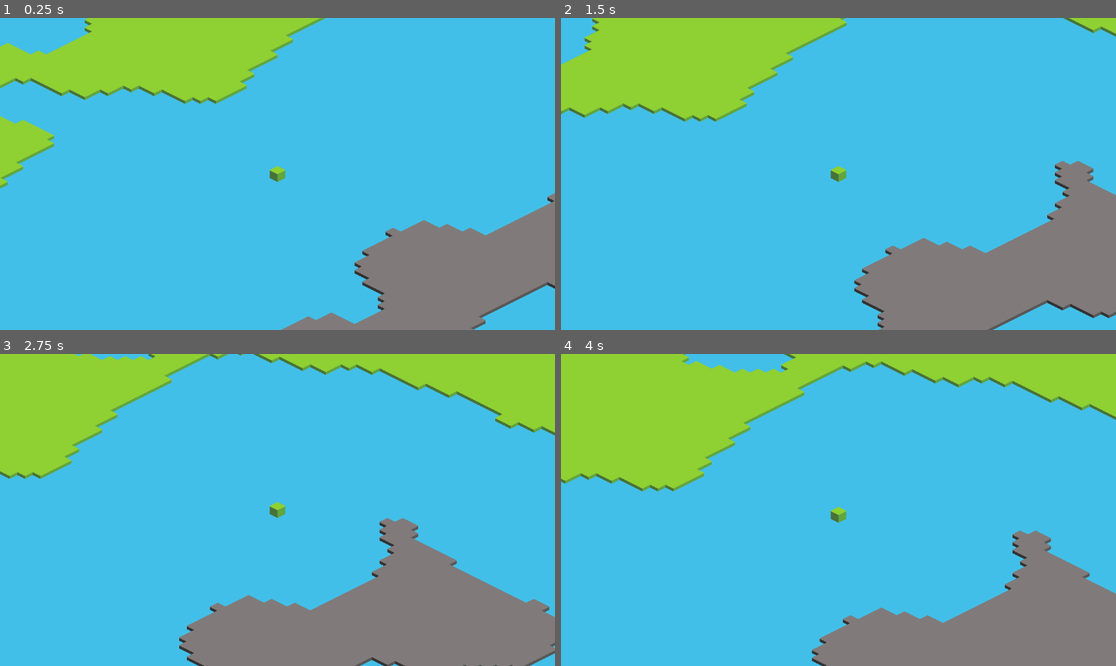
Above: before the commit, frames 1-4 (two rows, left to right).
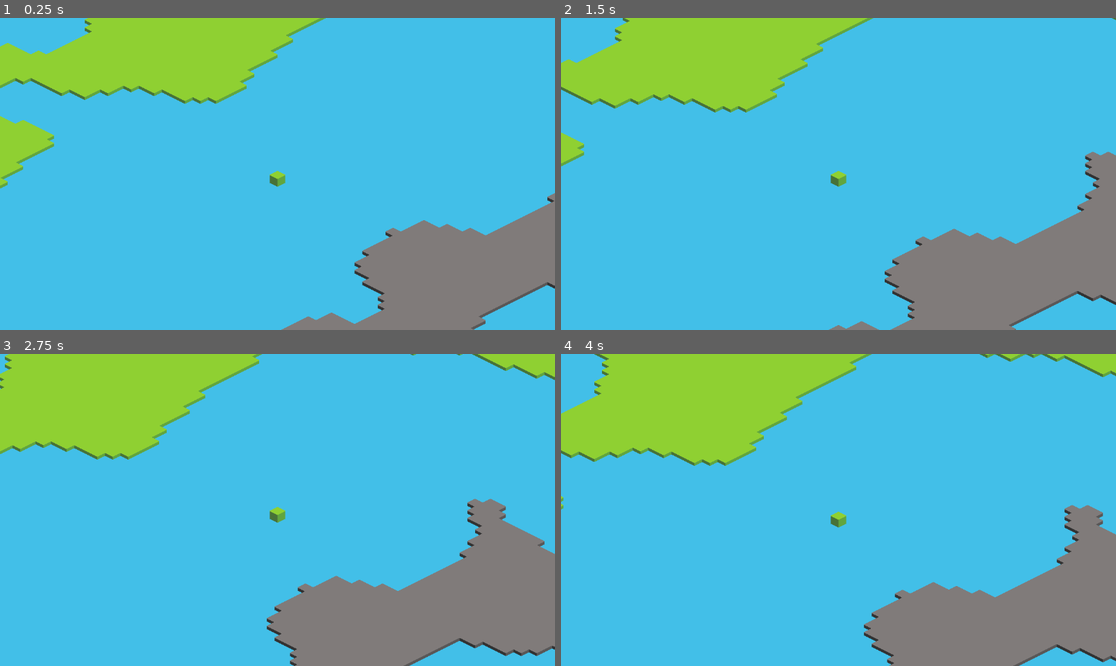
Above: after the commit, the same moments.

Repository: Ipnu22Aris33/hello-craft
Game: Godot game, scene res://scenes/World.tscn
Two runs of this game, one before a commit and one after it. Both use one fixed random seed, a clock stepped at 60 frames per second and the inputs below.
Inputs (mouse positions are in pixels of both pictures, inside the frame that each line leads up to):
- Up to frame 1 (0.25 s): no input
- Up to frame 2 (1.5 s): tap Enter (ui_accept) at 0.5, 0.77 s; move the mouse to (960, 158) at 0.52 s; hold Right (ui_right) 0.53-1.28 s; hold H 0.53-1.28 s; click (960, 158) at 0.67 s; move the mouse to (727, 189) at 1.27 s; hold Down (ui_down) from 1.28 s (still down); tap H at 1.35 s
- Up to frame 3 (2.75 s): tap Enter (ui_accept) at 1.52 s; move the mouse to (333, 441) at 2.02 s; release Down (ui_down) at 2.03 s; hold Right (ui_right) from 2.03 s (still down); hold Shift from 2.03 s (still down); tap H at 2.3 s
- Up to frame 4 (4 s): move the mouse to (810, 572) at 2.77 s; release Right (ui_right) at 2.78 s; release Shift at 2.78 s; hold Up (ui_up) 2.78-3.53 s; tap H at 2.85 s; click (810, 572) at 2.92 s; tap Enter (ui_accept) at 3.02, 3.77 s; move the mouse to (1005, 556) at 3.52 s; hold Left (ui_left) from 3.53 s (still down); hold H from 3.53 s (still down)

The runs differ from the first frame. In frame 1, 0.1% of the frame differs, in the area x 48-52%, y 47-55%; in frame 2, 8.9%; in frame 3, 22%, in the area x 0-100%, y 0-100%; in frame 4, 17%.

Commit message:
feat: implement liquid effects system with player speed and visual modifiers
- Add ice liquid with speed_mult, visual_offset, and damage effects to atlas registry.
- Add get_liquid_effect() function to retrieve effect data.
- Add apply_block_effect() to player to handle block effects and apply speed multiplier.
- Remove redundant inline comments from atlas_registry.gd and player.gd.

Diff:
--- a/scripts/atlas_registry.gd
+++ b/scripts/atlas_registry.gd
@@ -1,8 +1,7 @@
-# atlas_registry.gd (autoload)
 extends Node
 
 const GROUNDS := {
-	0: { # atlas_id
+	0: {
 		"grass": {"atlas_coord": Vector2i(0, 0), "replaceable": true},
 		"dirt": {"atlas_coord": Vector2i(4, 1), "replaceable": true},
 		"sand": {"atlas_coord": Vector2i(2, 0), "replaceable": true},
@@ -13,14 +12,37 @@
 }
 
 const LIQUIDS := {
-	0: { # atlas_id
-		"water": {"atlas_coord": Vector2i(4, 1), "replaceable": false},
-		"lava": {"atlas_coord": Vector2i(1, 0), "replaceable": false},
+	0: {
+		"water": {
+			"atlas_coord": Vector2i(4, 1),
+			"replaceable": false,
+			"effect": {
+				"speed_mult": 0.5,
+				"visual_offset": 10.0
+			}
+		},
+		"lava": {
+			"atlas_coord": Vector2i(1, 0),
+			"replaceable": false,
+			"effect": {
+				"speed_mult": 0.3,
+				"visual_offset": 5.0,
+				"damage": 10.0
+			}
+		},
+		"ice": {
+			"atlas_coord": Vector2i(2, 1),
+			"replaceable": false,
+			"effect": {
+				"speed_mult": 1.2,
+				"visual_offset": 0.0
+			}
+		}
 	}
 }
 
 const DECORATIONS := {
-	2: { # atlas_id
+	2: {
 		"tree": {"atlas_coord": Vector2i(0, 0), "destructible": true},
 		"rock": {"atlas_coord": Vector2i(1, 0), "destructible": true},
 		"bush": {"atlas_coord": Vector2i(2, 0), "destructible": true},
@@ -35,6 +57,10 @@
 func get_liquid(block_name: String) -> Dictionary:
 	return _find(LIQUIDS, block_name)
 
+func get_liquid_effect(liquid_name: String) -> Dictionary:
+	var liquid := get_liquid(liquid_name)
+	return liquid.get("effect", {})
+
 func get_decoration(block_name: String) -> Dictionary:
 	return _find(DECORATIONS, block_name)
 
--- a/scripts/player.gd
+++ b/scripts/player.gd
@@ -10,22 +10,43 @@
 
 @onready var sprite := $AnimatedSprite2D
 
+# State
 var height := 0.0
 var vertical_velocity := 0.0
 var dash_timer := 0.0
 var dash_direction := Vector2.ZERO
 var facing_direction := Vector2.DOWN
 
+# Effect state
+var has_effect := false
+var visual_offset := 0.0
+var speed_mult := 1.0
+
+# Debug
 var debug_offset_down := false
 
+# World reference
+var world: Node2D
 
+# -------------------------------------------------
+# APPLY EFFECT DARI BLOCK
+# -------------------------------------------------
+func apply_block_effect(block: Dictionary) -> void:
+	var effect = block.get("effect", {})
+	has_effect = not effect.is_empty()
 
+	if has_effect:
+		speed_mult = effect.get("speed_mult", 1.0)
+		visual_offset = effect.get("visual_offset", 0.0)
+	else:
+		speed_mult = 1.0
+		visual_offset = 0.0
+
+# -------------------------------------------------
+# PHYSICS
+# -------------------------------------------------
 func _physics_process(delta: float) -> void:
-
-	if Input.is_key_pressed(KEY_H):
-		debug_offset_down = true
-	else:
-		debug_offset_down = false
+	debug_offset_down = Input.is_key_pressed(KEY_H)
 
 	var input := Vector2(
 		Input.get_axis("ui_left", "ui_right"),
@@ -34,29 +55,20 @@
 
 	var move := Vector2.ZERO
 
-	# --- Isometric movement mapping ---
-	# Up arrow -> move top-left (isometric)
 	if input == Vector2.UP:
 		move = Vector2.LEFT + Vector2.UP * 0.5
-	# Down arrow -> move bottom-right
 	elif input == Vector2.DOWN:
 		move = Vector2.RIGHT + Vector2.DOWN * 0.5
-	# Left arrow -> move bottom-left
 	elif input == Vector2.LEFT:
 		move = Vector2.LEFT + Vector2.DOWN * 0.5
-	# Right arrow -> move top-right
 	elif input == Vector2.RIGHT:
 		move = Vector2.RIGHT + Vector2.UP * 0.5
-	# Diagonal top-right -> move straight up
 	elif input == Vector2(1, -1):
 		move = Vector2.UP
-	# Diagonal top-left -> move straight left
 	elif input == Vector2(-1, -1):
 		move = Vector2.LEFT
-	# Diagonal bottom-right -> move straight right
 	elif input == Vector2(1, 1):
 		move = Vector2.RIGHT
-	# Diagonal bottom-left -> move straight down
 	elif input == Vector2(-1, 1):
 		move = Vector2.DOWN
 
@@ -65,7 +77,6 @@
 	if move != Vector2.ZERO:
 		facing_direction = move
 
-	# --- Dash mechanic ---
 	if Input.is_action_just_pressed("ui_focus_next"):
 		dash_timer = DASH_TIME
 		dash_direction = facing_direction
@@ -75,13 +86,17 @@
 		velocity = dash_direction * DASH_SPEED
 	else:
 		var speed := WALK_SPEED
+
 		if Input.is_key_pressed(KEY_SHIFT):
 			speed = RUN_SPEED
+
+		if has_effect:
+			speed *= speed_mult
+
 		velocity = move * speed
 
 	move_and_slide()
 
-	# --- Jump & gravity ---
 	var want_jump := Input.is_action_just_pressed("ui_accept")
 
 	if want_jump and height == 0:
@@ -94,22 +109,24 @@
 		height = 0
 		vertical_velocity = 0
 
-	# --- Visual height offset for isometric ---
 	var iso_offset := Vector2(
 		facing_direction.x - facing_direction.y,
 		(facing_direction.x + facing_direction.y) * 0.5
 	).normalized()
 
 	var extra_offset := 0.0
+
 	if debug_offset_down:
 		extra_offset = 10.0
 
+	if has_effect:
+		extra_offset += visual_offset
+
 	sprite.position = Vector2(
 		iso_offset.x * height * 0.15,
-		-height + extra_offset
+		- height + extra_offset
 	)
 
-	# --- Animation ---
 	if velocity.length() > 0:
 		sprite.speed_scale = 1.8 if Input.is_key_pressed(KEY_SHIFT) else 1.0
 		sprite.play("default")
--- a/scripts/world.gd
+++ b/scripts/world.gd
@@ -25,7 +25,6 @@
 var current_chunk := Vector2i(999999, 999999)
 var last_tile := Vector2i(999999, 999999)
 
-# --- Initialization ---
 func _ready():
 	var active_seed := world_seed if world_seed != 0 else randi()
 	seed(active_seed)
@@ -37,10 +36,68 @@
 	biome_noise.frequency = biome_frequency
 
 	player = player_scene.instantiate()
+	player.world = self
 	add_child(player)
 
-# --- Chunk management ---
 func _process(_delta: float) -> void:
+	_update_player_effect()
+	_update_chunks()
+
+func _update_player_effect():
+	if player == null:
+		return
+
+	var cell: Vector2i = ground.local_to_map(player.global_position)
+	var block := get_block(cell.x, cell.y)
+	player.apply_block_effect(block)
+
+# -------------------------------------------------
+# GET BLOCK (sumber tunggal kebenaran)
+# -------------------------------------------------
+func get_block(world_x: int, world_y: int) -> Dictionary:
+	var terrain := terrain_noise.get_noise_2d(world_x, world_y)
+	var biome := get_biome(world_x, world_y)
+
+	# Cold biome
+	if biome == "cold":
+		if terrain < 0.1:
+			return AtlasRegistry.get_ground("snow")
+		elif terrain < 0.2 and terrain > -0.2:
+			return AtlasRegistry.get_liquid("ice")
+		return AtlasRegistry.get_ground("dirt_snow")
+
+	# Hot biome
+	if biome == "hot":
+		if terrain < 0.1:
+			return AtlasRegistry.get_ground("sand")
+		elif terrain < 0.2 and terrain > -0.2:
+			return AtlasRegistry.get_liquid("lava")
+		return AtlasRegistry.get_ground("grass")
+
+	# Normal biome
+	if terrain < -0.2:
+		return AtlasRegistry.get_ground("grass")
+	elif terrain < 0.2:
+		return AtlasRegistry.get_liquid("water")
+	return AtlasRegistry.get_ground("stone")
+
+func get_biome(world_x: int, world_y: int) -> String:
+	var biome := biome_noise.get_noise_2d(world_x, world_y)
+	biome += terrain_noise.get_noise_2d(world_x, world_y) * biome_detail_strength
+
+	if biome < -0.25:
+		return "cold"
+	elif biome > 0.25:
+		return "hot"
+	return "normal"
+
+func set_cell(cell: Vector2i, atlas_id: int, atlas_coord: Vector2i) -> void:
+	ground.set_cell(cell, atlas_id, atlas_coord)
+
+# -------------------------------------------------
+# CHUNK
+# -------------------------------------------------
+func _update_chunks():
 	var tile_pos: Vector2i = ground.local_to_map(player.global_position)
 
 	if tile_pos != last_tile:
@@ -57,7 +114,6 @@
 
 	current_chunk = player_chunk
 
-	# Load chunks
 	for x in range(player_chunk.x - render_distance, player_chunk.x + render_distance + 1):
 		for y in range(player_chunk.y - render_distance, player_chunk.y + render_distance + 1):
 			var chunk_pos := Vector2i(x, y)
@@ -65,58 +121,21 @@
 				continue
 			load_chunk(chunk_pos)
 
-	# Unload chunks
 	var to_remove := []
 	for chunk_pos in loaded_chunks.keys():
 		var dx: int = abs(chunk_pos.x - player_chunk.x)
 		var dy: int = abs(chunk_pos.y - player_chunk.y)
 
 		if dx > render_distance or dy > render_distance:
-			loaded_chunks[chunk_pos].clear(self )
+			if loaded_chunks[chunk_pos].has_method("clear"):
+				loaded_chunks[chunk_pos].clear(self )
 			to_remove.append(chunk_pos)
 
 	for chunk_pos in to_remove:
 		loaded_chunks.erase(chunk_pos)
 
-# --- Chunk loading ---
 func load_chunk(chunk_pos: Vector2i) -> void:
 	var chunk := chunk_scene.instantiate()
 	chunk.chunk_position = chunk_pos
 	chunk.generate(self )
 	loaded_chunks[chunk_pos] = chunk
-
-# --- Biome detection ---
-func get_biome(world_x: int, world_y: int) -> String:
-	var biome := biome_noise.get_noise_2d(world_x, world_y)
-
-	biome += terrain_noise.get_noise_2d(world_x, world_y) * biome_detail_strength
-
-	if biome < -0.25:
-		return "cold"
-	elif biome > 0.25:
-		return "hot"
-	return "normal"
-
-# --- Block type ---
-func get_block(world_x: int, world_y: int) -> Dictionary:
-	var terrain := terrain_noise.get_noise_2d(world_x, world_y)
-
-	match get_biome(world_x, world_y):
-		"cold":
-			if terrain < 0.1:
-				return AtlasRegistry.get_ground("snow")
-			return AtlasRegistry.get_ground("dirt_snow")
-		"hot":
-			if terrain < 0.1:
-				return AtlasRegistry.get_ground("sand")
-			return AtlasRegistry.get_ground("grass")
-		_:
-			if terrain < -0.2:
-				return AtlasRegistry.get_ground("grass")
-			elif terrain < 0.2:
-				return AtlasRegistry.get_liquid("water")
-			return AtlasRegistry.get_ground("stone")
-
-# --- Cell setter ---
-func set_cell(cell: Vector2i, atlas_id: int, atlas_coord: Vector2i) -> void:
-	ground.set_cell(cell, atlas_id, atlas_coord)
